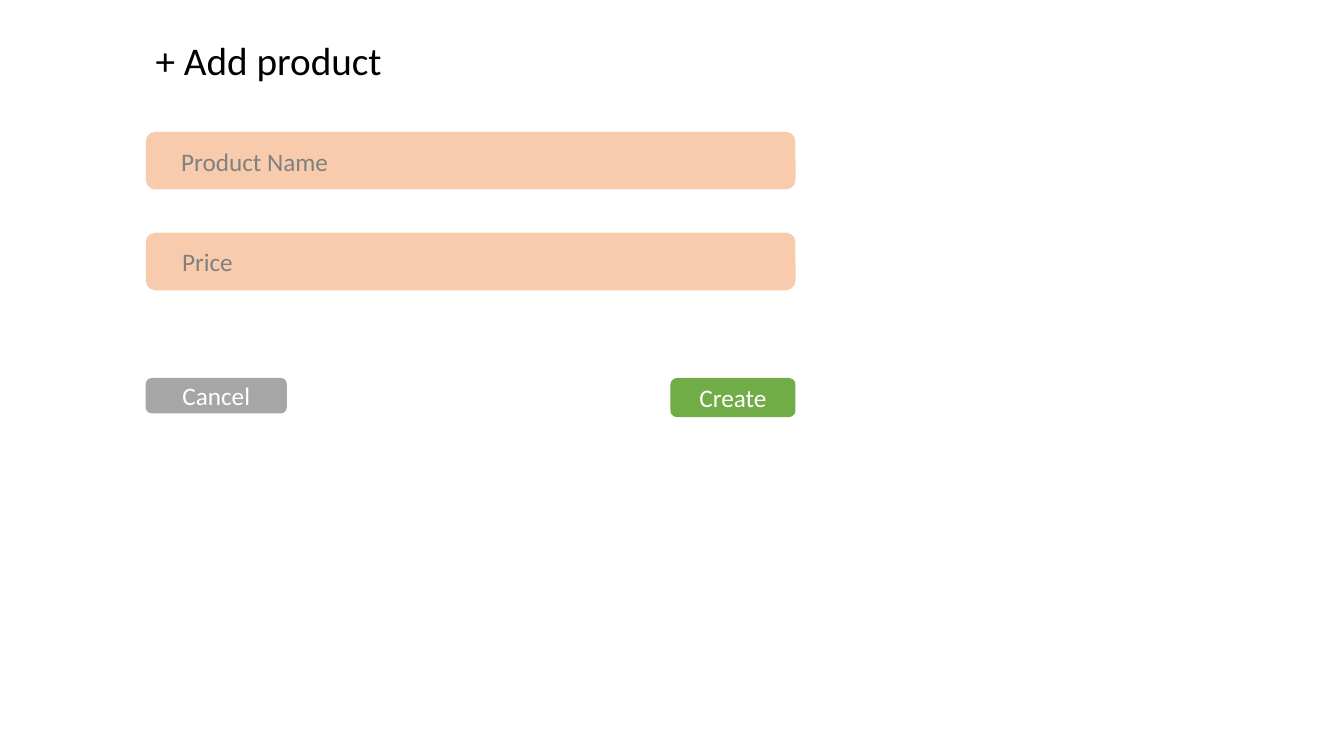
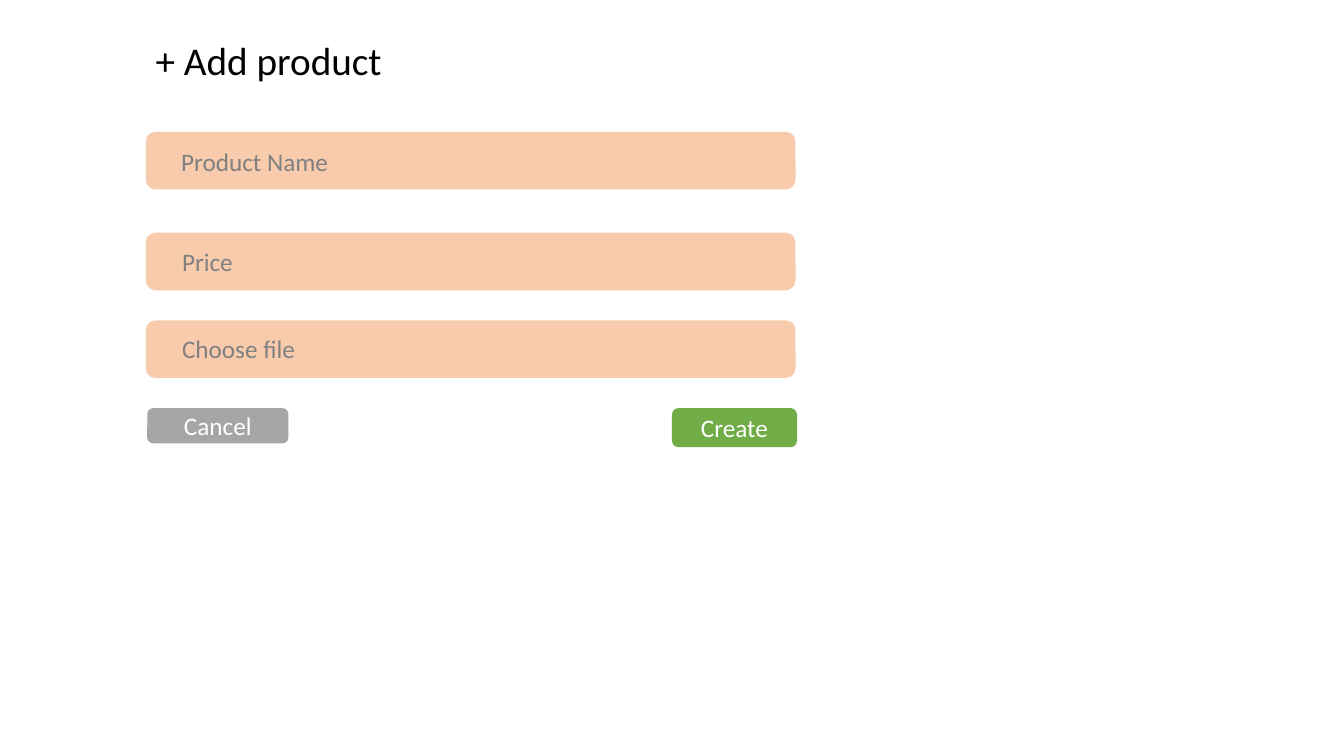
Before and after one commit to CHANTHY-THA/PHP-With-DB-project, a slide deck: slide 8 of Muck up project.pptx. Drawn at 1344x756 pixels with LibreOffice and Linux fonts; fonts in the diff are those of the drawing. Boxes give left, top, right and bottom in pixels: in the first picture for what was removed or moved away, otherwise in the second. Text is boxed around its words. In the diff, an @@ line names an element or a change of style, - is before the commit and + after.

Commit message:
Muck up project

```diff
--- a/Muck up project.pptx
+++ b/Muck up project.pptx
@@ rounded rectangle added at [146, 321, 797, 378], fill #F8CBAD @@
@@ text added at [182, 340, 295, 358], 18 pt, text #808080 @@
+Choose file
@@ rounded rectangle "Cancel": place and size @@
-rounded rectangle "Cancel" at [146, 378, 287, 413]
+rounded rectangle "Cancel" at [147, 408, 288, 444]
@@ rounded rectangle "Create": place and size @@
-rounded rectangle "Create" at [670, 378, 796, 417]
+rounded rectangle "Create" at [673, 408, 798, 448]
```
